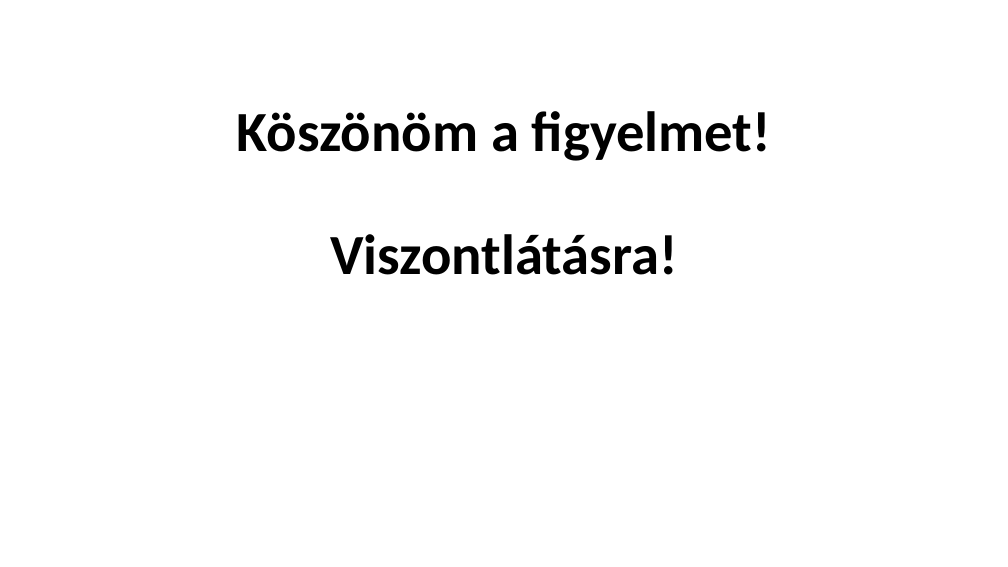
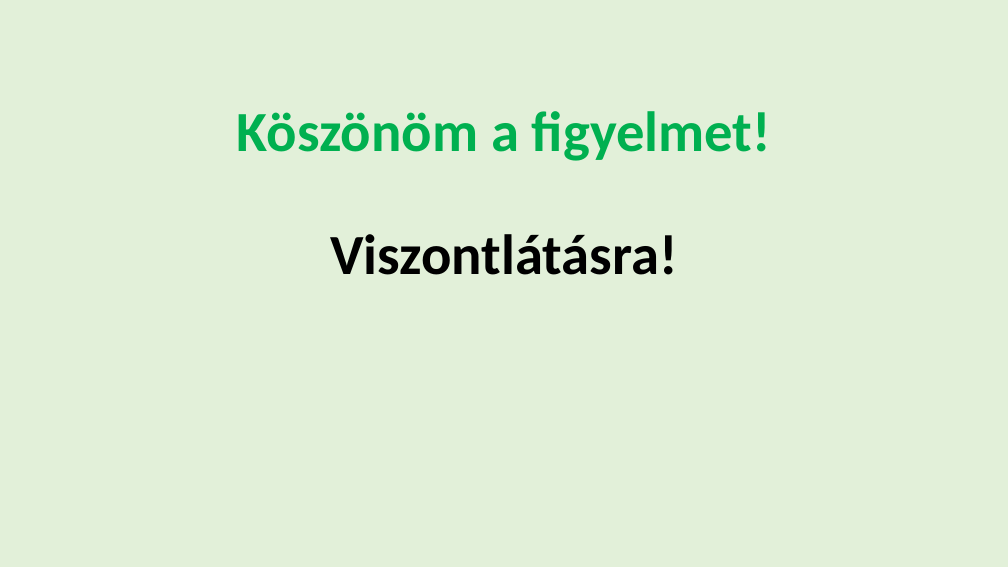
Before and after one commit to Mirkics/conduit, a slide deck: slide 5 of docs/Presentation_Conduit_Opre_Erika.pptx. Drawn at 1008x567 pixels with LibreOffice and Linux fonts; fonts in the diff are those of the drawing. Boxes give left, top, right and bottom in pixels: in the first picture for what was removed or moved away, otherwise in the second. Text is boxed around its words. In the diff, an @@ line names an element or a change of style, - is before the commit and + after.

```diff
--- a/docs/Presentation_Conduit_Opre_Erika.pptx
+++ b/docs/Presentation_Conduit_Opre_Erika.pptx
@@ background #FFFFFF to #E2F0D9 @@
@@ title "Köszönöm a figyelmet! Viszontlátásra!" at bbox=[237, 111, 771, 275]: text colour #000000 to #00B050 in "Köszönöm a figyelmet!" @@
```
Also in this commit, not shown: 4 other slides changed.
